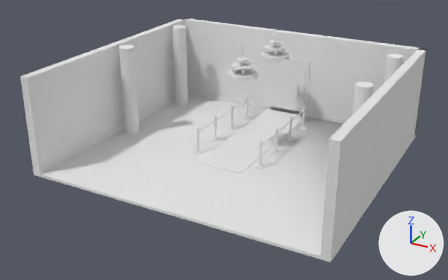
A saved change to the OBJ model projects/pe-day1/assets/models/rooms/foyer/environment.obj.
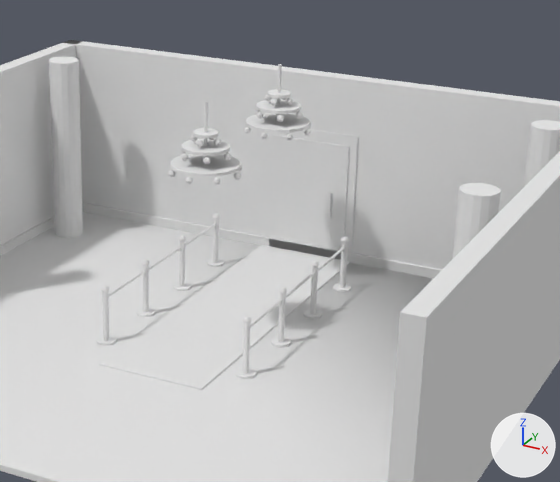
Each version appears first whole from a camera (50 mm lens) standing at (9.47, -16.74, 9.48) and looking at (-0.18, 0.8, 0.7), and next in a close-up on the part from 34% to 89% of the width and 0% to 77% of the height. Arrows for +X, +Y and +Z are at lower right; the lights stay in place. The first two pictures are the older version. Where no turn or scale is listed for an object, it has been applied to the vertices. Vertices at exactly the same position are counted once.

In view in the first close-up: 'environment'.
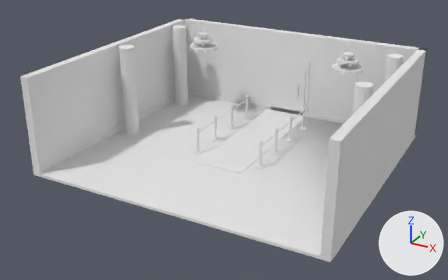
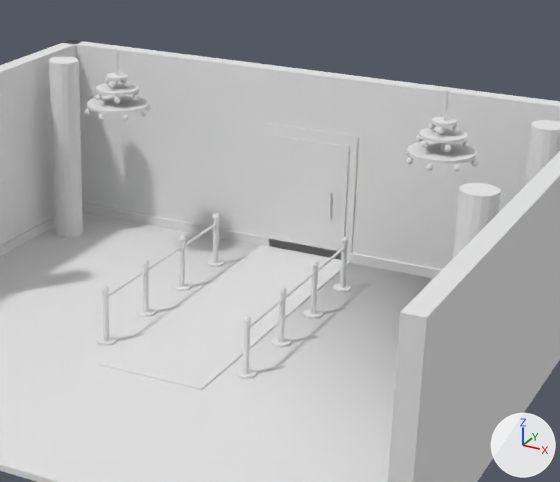
What differs and where, as boxes [x1, y1, x2, y2] in the close-ups (560 x 482 px; the box of a moved part takes in the faces that stretch with it):
```json
{"part": 1, "of": "me_environment", "change": "moved or reshaped", "before": [204, 101, 208, 158], "after": [115, 48, 119, 97]}
{"part": 2, "of": "me_environment", "change": "moved or reshaped", "before": [170, 154, 241, 177], "after": [87, 95, 148, 114]}
{"part": 3, "of": "me_environment", "change": "moved or reshaped", "before": [233, 172, 241, 180], "after": [141, 110, 148, 117]}
{"part": 4, "of": "me_environment", "change": "moved or reshaped", "before": [168, 170, 175, 177], "after": [84, 109, 91, 115]}
{"part": 5, "of": "me_environment", "change": "moved or reshaped", "before": [185, 177, 193, 184], "after": [98, 114, 105, 120]}
{"part": 6, "of": "me_environment", "change": "moved or reshaped", "before": [212, 178, 220, 185], "after": [122, 114, 129, 121]}
{"part": 7, "of": "me_environment", "change": "moved or reshaped", "before": [181, 139, 230, 156], "after": [96, 82, 139, 96]}
{"part": 8, "of": "me_environment", "change": "moved or reshaped", "before": [224, 153, 231, 161], "after": [133, 94, 139, 100]}
{"part": 9, "of": "me_environment", "change": "moved or reshaped", "before": [181, 153, 189, 161], "after": [95, 94, 102, 100]}
{"part": 10, "of": "me_environment", "change": "moved or reshaped", "before": [203, 157, 211, 164], "after": [114, 97, 120, 103]}
{"part": 11, "of": "me_environment", "change": "moved or reshaped", "before": [193, 128, 219, 139], "after": [106, 73, 128, 81]}
{"part": 12, "of": "me_environment", "change": "moved or reshaped", "before": [213, 138, 221, 145], "after": [124, 80, 130, 87]}
{"part": 13, "of": "me_environment", "change": "moved or reshaped", "before": [191, 135, 198, 142], "after": [104, 78, 111, 84]}
{"part": 14, "of": "me_environment", "change": "moved or reshaped", "before": [196, 139, 204, 147], "after": [108, 81, 115, 88]}
{"part": 15, "of": "me_environment", "change": "moved or reshaped", "before": [276, 64, 282, 122], "after": [440, 90, 449, 151]}
{"part": 16, "of": "me_environment", "change": "moved or reshaped", "before": [246, 113, 310, 133], "after": [407, 141, 477, 164]}
{"part": 17, "of": "me_environment", "change": "moved or reshaped", "before": [244, 89, 311, 140], "after": [405, 117, 478, 172]}
```

Scene script edits in JSON lines:
```json
{"block": "me_environment", "where": "me_environment.from_pydata(...)  # 1776 vertices, 3212 faces; spans x -5.3..5.3, y -3.3..6.3, z -0.1..3.9"}
{"block": "me_environment", "where": "# used by ob_environment; location = (0.0, 0.0, 0.0)"}
{"block": "me_environment", "change": "me_environment part 1: the loose piece of 12 vertices spanning x -0.03..0.03, y 1.77..1.83, z 2.9..3.9 is moved by (-3.0, 2.4, 0.0)"}
{"block": "me_environment", "change": "me_environment part 2: the loose piece of 32 vertices spanning x -0.55..0.55, y 1.25..2.35, z 2.87..2.92 is moved by (-3.0, 2.4, 0.0)"}
{"block": "me_environment", "change": "me_environment part 3: the loose piece of 20 vertices spanning x 0.5..0.6, y 1.74..1.86, z 2.74..2.86 is moved by (-3.0, 2.4, 0.0)"}
{"block": "me_environment", "change": "me_environment part 4: the loose piece of 20 vertices spanning x -0.44..-0.34, y 1.35..1.47, z 2.74..2.86 is moved by (-3.0, 2.4, 0.0)"}
{"block": "me_environment", "change": "me_environment part 5: the loose piece of 20 vertices spanning x -0.05..0.05, y 1.19..1.31, z 2.74..2.86 is moved by (-3.0, 2.4, 0.0)"}
{"block": "me_environment", "change": "me_environment part 6: the loose piece of 20 vertices spanning x 0.34..0.44, y 1.35..1.47, z 2.74..2.86 is moved by (-3.0, 2.4, 0.0)"}
{"block": "me_environment", "change": "me_environment part 7: the loose piece of 32 vertices spanning x -0.38..0.38, y 1.42..2.18, z 3.15..3.2 is moved by (-3.0, 2.4, 0.0)"}
{"block": "me_environment", "change": "me_environment part 8: the loose piece of 20 vertices spanning x 0.33..0.43, y 1.74..1.86, z 3.02..3.14 is moved by (-3.0, 2.4, 0.0)"}
{"block": "me_environment", "change": "me_environment part 9: the loose piece of 20 vertices spanning x -0.24..-0.14, y 1.41..1.53, z 3.02..3.14 is moved by (-3.0, 2.4, 0.0)"}
{"block": "me_environment", "change": "me_environment part 10: the loose piece of 20 vertices spanning x 0.14..0.24, y 1.41..1.53, z 3.02..3.14 is moved by (-3.0, 2.4, 0.0)"}
{"block": "me_environment", "change": "me_environment part 11: the loose piece of 32 vertices spanning x -0.2..0.2, y 1.6..2.0, z 3.37..3.42 is moved by (-3.0, 2.4, 0.0)"}
{"block": "me_environment", "change": "me_environment part 12: the loose piece of 20 vertices spanning x 0.15..0.25, y 1.74..1.86, z 3.24..3.36 is moved by (-3.0, 2.4, 0.0)"}
{"block": "me_environment", "change": "me_environment part 13: the loose piece of 20 vertices spanning x -0.25..-0.15, y 1.74..1.86, z 3.24..3.36 is moved by (-3.0, 2.4, 0.0)"}
{"block": "me_environment", "change": "me_environment part 14: the loose piece of 20 vertices spanning x -0.05..0.05, y 1.54..1.66, z 3.24..3.36 is moved by (-3.0, 2.4, 0.0)"}
{"block": "me_environment", "change": "me_environment part 15: the loose piece of 12 vertices spanning x -0.03..0.03, y 4.47..4.53, z 2.9..3.9 is moved by (3.0, -0.3, 0.0)"}
{"block": "me_environment", "change": "me_environment part 16: the loose piece of 32 vertices spanning x -0.55..0.55, y 3.95..5.05, z 2.87..2.92 is moved by (3.0, -0.3, 0.0)"}
{"block": "me_environment", "change": "me_environment part 17: 424 of the vertices in x -0.6..0.6, y 3.89..5.11, z 2.74..3.42 are moved by (3.0, -0.3, 0.0)"}
```
